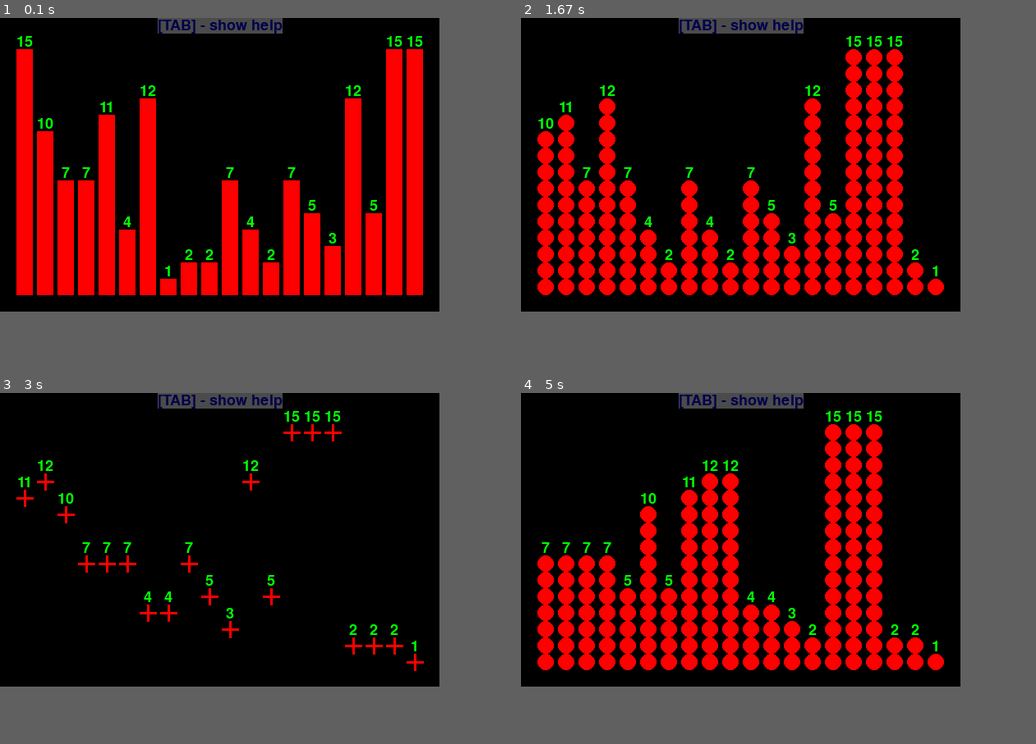
Above: before the commit, frames 1-4 (two rows, left to right).
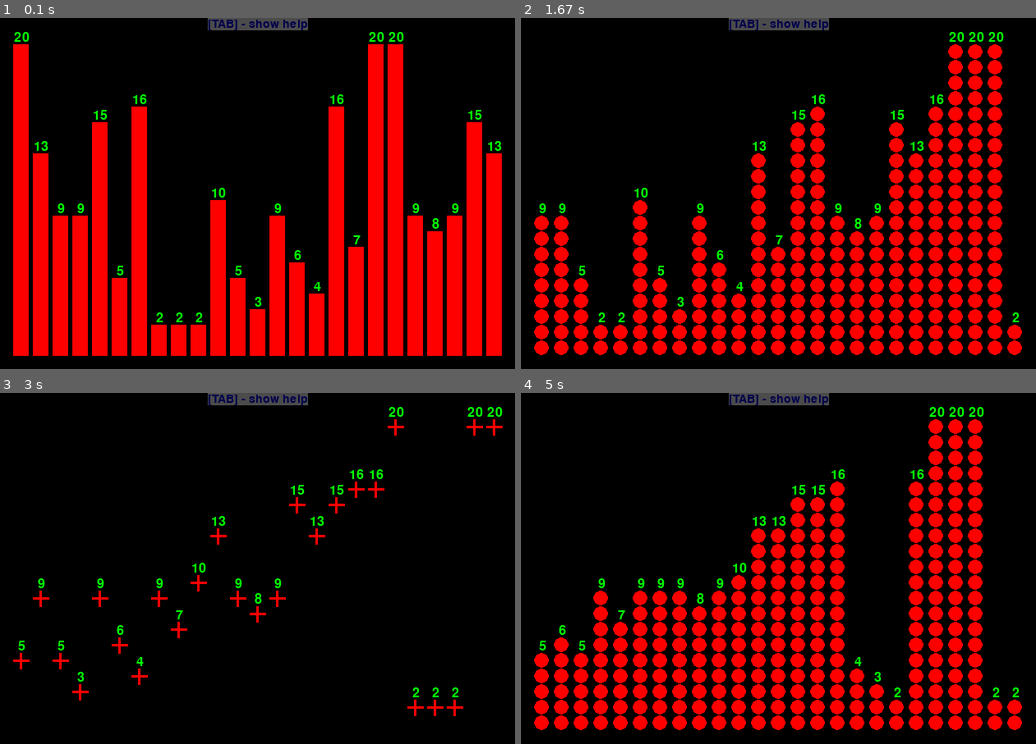
Above: after the commit, the same moments.

Repository: GitVladlen/pygamesortview
Game: pygame game, started from main.py
Same seed, same stepped clock (60 frames per second), same inputs: the game is played once before the commit and once after it.
Inputs:
- Up to frame 1 (0.1 s): no input
- Up to frame 2 (1.67 s): hold D 0.33-0.8 s; hold D 0.83-1.3 s; tap Space at 0.9, 1.2, 1.4 s; tap C at 0.98 s; hold S 1.33-1.63 s
- Up to frame 3 (3 s): hold D 1.67-2.3 s; tap Space at 1.73, 2.03, 2.4, 2.8 s; hold S 2.33-2.7 s; tap C at 2.48 s; hold D from 2.73 s (still down)
- Up to frame 4 (5 s): tap Space at 3.1, 3.3, 3.6, 3.8, 4.13, 4.43, 4.8 s; release D at 3.2 s; hold D 3.23-3.7 s; hold S 3.73-4.03 s; tap C at 3.88 s; hold D 4.07-4.7 s; hold S from 4.73 s (still down)
In our replay, the window is 535x358 before the commit and 627x428 after it. These sizes can differ from the game's own. Grey fills any space a smaller window leaves; there, only what the larger window draws over its background counts as a difference.

The runs differ from the first frame. In frame 1, 36% of the frame differs, in the area x 2-98%, y 0-97%; in frame 2, 32%; in frame 3, 4.3%; in frame 4, 34%.

Commit message:
Update main.py

Diff:
--- a/main.py
+++ b/main.py
@@ -1,9 +1,11 @@
-# first calc data to sort
+################################################################################
+# Sort data setup
+################################################################################
 import random
 
 range_min = 1
-range_max = 15
-elem_count = 20
+range_max = 20
+elem_count = 25
 data_to_sort = []
 
 
@@ -14,7 +16,9 @@
         data_to_sort.append(random.randint(range_min, range_max))
 
 
-# visualization of bubble sort
+################################################################################
+# Params for sort visualization
+################################################################################
 import pygame
 
 pygame.init()
@@ -22,42 +26,69 @@
 rect_color = (255, 0, 0)
 text_color = (0, 255, 0)
 
-data_count = elem_count
-max_value = range_max
-
-font_height = 18
-font_values = pygame.font.Font('freesansbold.ttf', font_height)
-font_info = pygame.font.Font('freesansbold.ttf', 18)
-font_sorted = pygame.font.Font('freesansbold.ttf', 32)
+font_values = pygame.font.Font('freesansbold.ttf', 16)
+font_info = pygame.font.Font('freesansbold.ttf', 14)
+font_sorted = pygame.font.Font('freesansbold.ttf', 30)
 
 text = font_values.render(str(range_max), True, text_color)
 textRect = text.get_rect()
-
-
-text_y_offset = font_height / 2
 
 block_width = textRect.width
 block_gap = 5
 block_offset = block_width + block_gap
 one_block_height = block_width
-border_offset = 20
-
-screen_width = data_count * block_offset - block_gap + 2 * border_offset
-screen_height = one_block_height * max_value + 2 * border_offset + font_height
+border_offset = font_info.get_height() + 2
+
+screen_width = elem_count * block_offset - block_gap + 2 * border_offset
+screen_height = one_block_height * range_max + font_values.get_height() + 2 * border_offset
 
 screen = pygame.display.set_mode([screen_width, screen_height])
 pygame.display.set_caption('Sort view')
 
-is_pause = True
+is_pause = False
 is_sorted = False
 is_show_info = False
-is_demo_enabled = False
+is_demo_enabled = True
 is_sort_from_small_to_greater = True
 
 clock = pygame.time.Clock()
 pygame.time.set_timer(pygame.USEREVENT, 200)
 
 
+################################################################################
+# Wrappers over draw calls
+################################################################################
+def translate_pos(pos):
+    x, y = pos
+    return x, -y + screen_height
+
+
+# pos - left bottom rect corner pos
+def draw_rect(surface, color, pos, width, height):
+    left, top = translate_pos(pos)
+    pygame.draw.rect(surface, color, pygame.Rect(left, top - height, width, height))
+
+
+def draw_circle(surface, color, center, radius):
+    pygame.draw.circle(surface, color, translate_pos(center), radius)
+
+
+def draw_line(surface, color, start, end, width=1):
+    pygame.draw.line(surface, color, translate_pos(start), translate_pos(end), width=width)
+
+
+def draw_text(surface, color, pos, value, font, bgcolor=None, alpha=None):
+    text = font.render(str(value), True, color, bgcolor)
+    textRect = text.get_rect()
+    textRect.center = pos
+    if alpha is not None:
+        text.set_alpha(alpha)
+    surface.blit(text, textRect)
+
+
+################################################################################
+# Draw modes
+################################################################################
 def draw_mode_rect(surface, color, pos, index, value):
     start_x, start_y = pos
     rect_pos = (start_x + block_offset * index, start_y)
@@ -102,8 +133,6 @@
 ]
 
 draw_modes_dict = dict(draw_modes)
-print(draw_modes_dict)
-
 draw_mode = 'rect'
 
 
@@ -123,34 +152,9 @@
     draw_mode = draw_modes[idx][0]
 
 
-def translate_pos(pos):
-    x, y = pos
-    return x, -y + screen_height
-
-
-# pos - left bottom rect corner pos
-def draw_rect(surface, color, pos, width, height):
-    left, top = translate_pos(pos)
-    pygame.draw.rect(surface, color, pygame.Rect(left, top - height, width, height))
-
-
-def draw_circle(surface, color, center, radius):
-    pygame.draw.circle(surface, color, translate_pos(center), radius)
-
-
-def draw_line(surface, color, start, end, width=1):
-    pygame.draw.line(surface, color, translate_pos(start), translate_pos(end), width=width)
-
-
-def draw_text(surface, color, pos, value, font, bgcolor=None, alpha=None):
-    text = font.render(str(value), True, color, bgcolor)
-    textRect = text.get_rect()
-    textRect.center = pos
-    if alpha is not None:
-        text.set_alpha(alpha)
-    surface.blit(text, textRect)
-
-
+################################################################################
+# Main logic functions
+################################################################################
 def draw_elem(surface, color, pos, index, value):
     draw_func = draw_modes_dict[draw_mode]
     draw_func(surface, color, pos, index, value)
@@ -161,7 +165,7 @@
     for n, x in enumerate(data):
         draw_elem(surface, rect_color, pos, n, x)
 
-        text_pos = (start_x + block_offset * n + block_width / 2, start_y + x * one_block_height + text_y_offset)
+        text_pos = (start_x + block_offset * n + block_width / 2, start_y + x * one_block_height + font_values.get_height() / 2)
         draw_text(surface, text_color, translate_pos(text_pos), x, font_values)
 
 
@@ -240,6 +244,9 @@
         is_sort_from_small_to_greater = not is_sort_from_small_to_greater
 
 
+################################################################################
+# Main logic
+################################################################################
 reset()
 
 running = True
@@ -266,21 +273,21 @@
             elif event.key == pygame.K_TAB:
                 is_show_info = not is_show_info
 
-
-    # draw black background
-    screen.fill((0, 0, 0))
-
-    # draw list elements
-    draw_data(screen, rect_color, text_color, (border_offset, border_offset), data_to_sort)
-    draw_info_text(screen)
-    draw_sorted_text(screen)
-
+    # do some updates
     if is_demo_enabled:
         if is_sorted is True:
             set_random_draw_mode()
             set_random_sort_direction()
             reset()
 
+    # draw black background
+    screen.fill((0, 0, 0))
+
+    # draw list elements
+    draw_data(screen, rect_color, text_color, (border_offset, border_offset), data_to_sort)
+    draw_info_text(screen)
+    draw_sorted_text(screen)
+
     pygame.display.flip()
     clock.tick(60)
 
